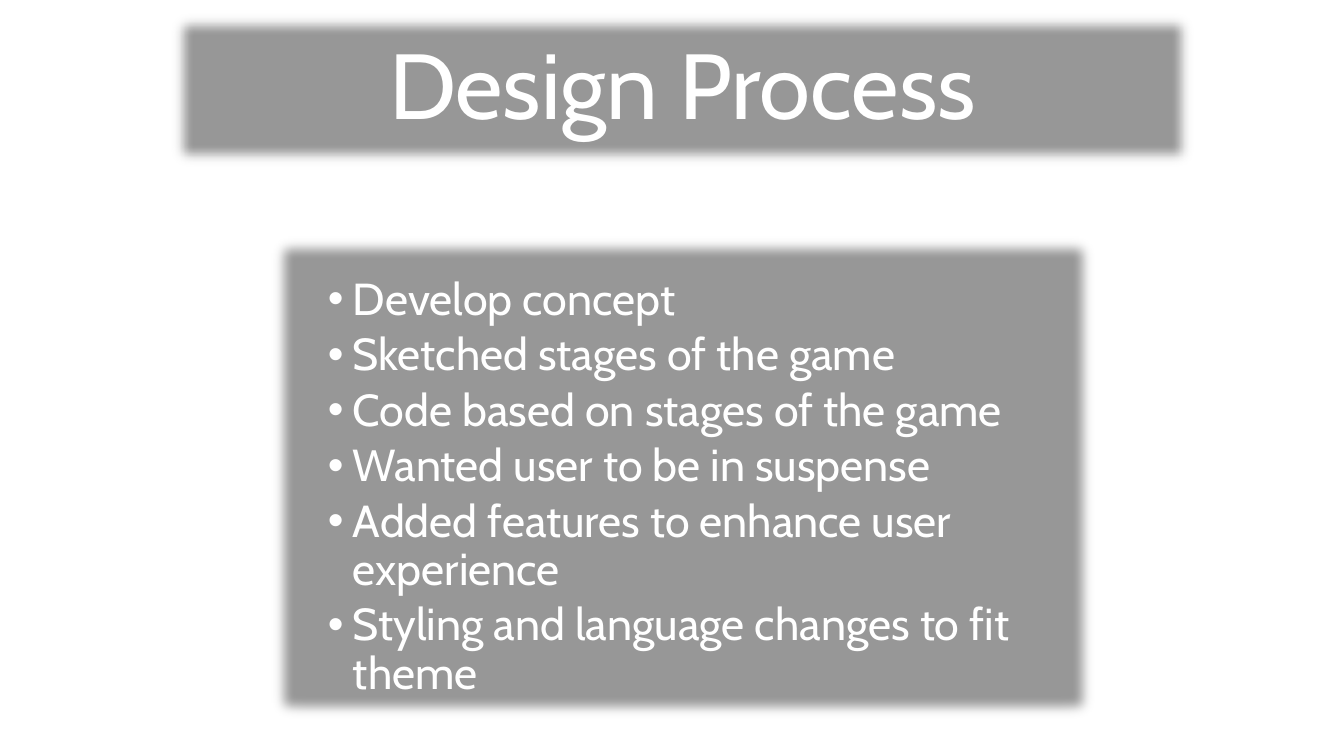
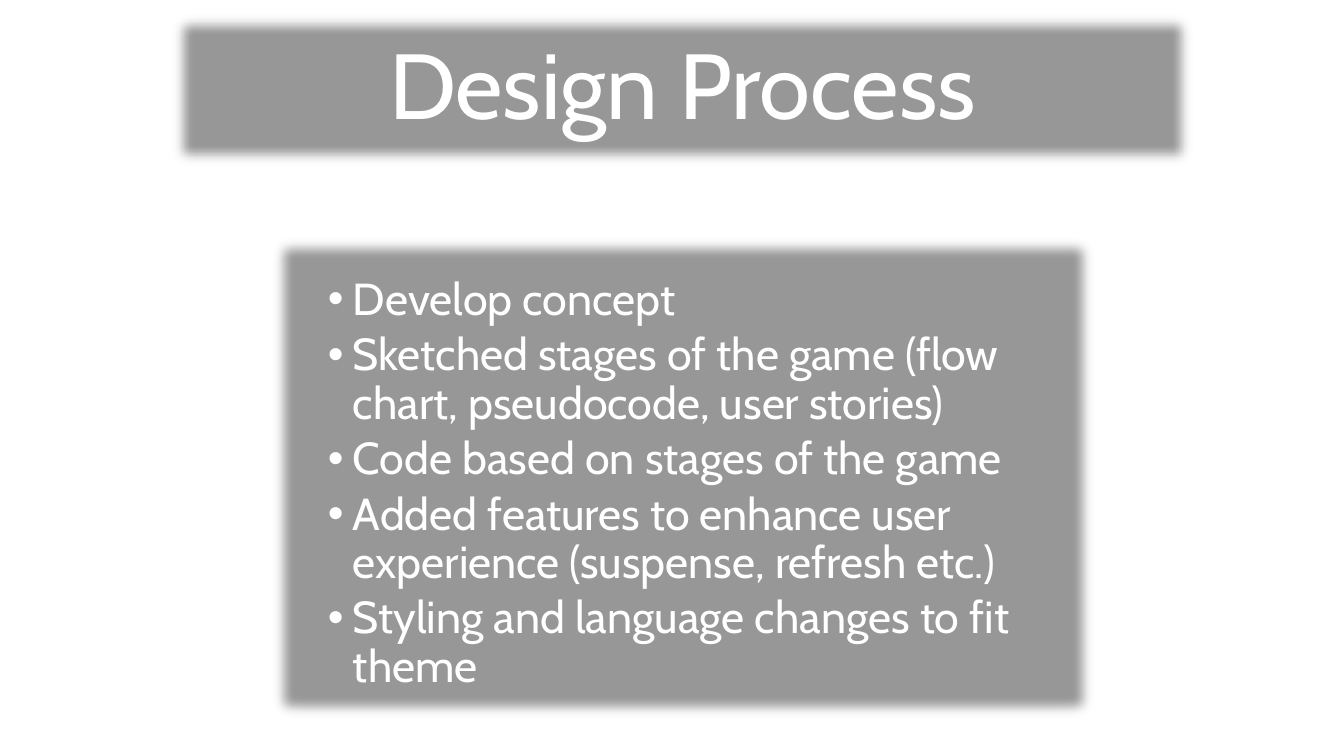
Before and after one commit to ewartle/friday-night, a slide deck: slide 5 of Friday Night Roulette.pptx. Drawn at 1344x756 pixels with LibreOffice and Linux fonts; fonts in the diff are those of the drawing; background and template pictures are left out. Boxes give left, top, right and bottom in pixels: in the first picture for what was removed or moved away, otherwise in the second. Text is boxed around its words. In the diff, an @@ line names an element or a change of style, - is before the commit and + after.

```diff
--- a/Friday Night Roulette.pptx
+++ b/Friday Night Roulette.pptx
@@ text at box(353, 336, 998, 429): text changed @@
-  • Sketched stages of the game
+  • Sketched stages of the game (flow chart, pseudocode, user stories)
@@ text at box(353, 496, 995, 588): text changed @@
-  • Wanted user to be in suspense
-  • Added features to enhance user experience
+  • Added features to enhance user experience (suspense, refresh etc.)
```
Also in this commit, not shown: 2 other slides changed.
